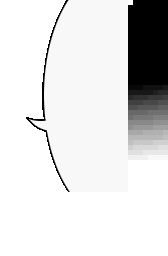
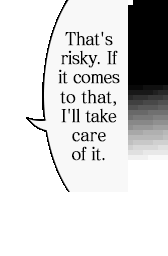
Revision of a layered 168x256 image; what changed, layer by layer:
added layer "That's risky. If it comes to that, I'll take care of it." above "Layer 1" over [58,31,120,161]
